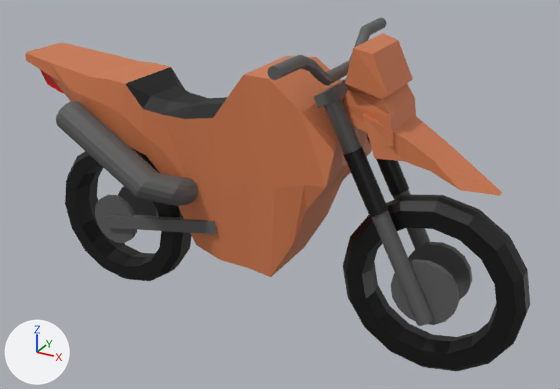
One commit to the Blender file Assets/Project/Art/Models/Crosser.blend: the scene before it, then after it.
Both versions are drawn from a 50 mm lens placed at (1.65, -2.81, 2.07), pointed at (0.1, 0.0, 0.66). Every picture has the same lights, and +X, +Y and +Z are marked at lower left.
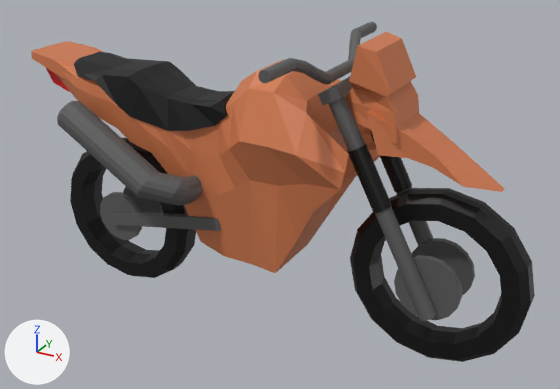
What changed in the scene script:
```text
Change me_cube_001:
    used by ob_cube; location = (0.08, -0.039, 0.39); scale = (0.402, 0.215, 0.402)
    remove me_cube_001.from_pydata(...)  # 102 vertices, 86 faces; spans x -3.21..1.0, y -1.06..0.0, z -0.16..2.17
    add me_cube_001.from_pydata(...)  # 128 vertices, 110 faces; spans x -3.21..1.14, y -1.42..0.0, z -0.16..2.14
    me_cube_001 part 2
    2 vertices are removed from x -0.51..-0.06, y -0.84..-0.57, z 0.69..2.16
    25 faces are deleted
    3 vertices in x -1.38..-0.88, y -0.77..-0.64, z 1.54..1.59 move by (0.0, 0.07, -0.03)
    24 vertices move from x -2.39..1.0, y -1.06..0.0, z 0.84..2.17 to x -2.39..1.14, y -1.42..0.0, z 0.84..2.14
    28 vertices are added at x -3.21..1.11, y -1.22..0.0, z -0.15..2.13
    49 new faces join them
    me_cube_001 part 3: 8 faces spanning x -1.6..-0.51, y -0.7..0.0, z 1.51..1.85 switch from mat_rubber (black #000000) to mat_body (orange #d47c50)
Change me_cube_002:
    where me_cube_002.from_pydata(...)  # 16 vertices, 14 faces; spans x -0.55..0.74, y -1.0..1.0, z -0.17..0.51
    used by ob_cube_001; location = (0.783, -0.0388, 0.954); scale = (0.402, 0.148, 0.402)
    me_cube_002 part 1: the whole mesh is moved by (0.21, 0.12, 0.4)
Add me_cube:
    me_cube.from_pydata(...)  # 54 vertices, 44 faces; spans x -8.48..3.32, y -1.29..0.0, z -1.49..1.91
    me_cube.materials.append(mat_rubber)  # black #000000
Change ob_cube:
    ob_cube.location: (0.08, -0.039, 0.39) -> (0.08, 0.0, 0.39)
Change ob_cylinder_001:
    ob_cylinder_001.location: (-0.758, -0.039, 0.4) -> (-0.758, 0.0, 0.4)
Change ob_cylinder_002:
    ob_cylinder_002.location: (0.579, -0.16, 0.879) -> (0.579, -0.121, 0.879)
Change ob_cylinder_003:
    ob_cylinder_003.location: (0.64, -0.159, 0.762) -> (0.64, -0.12, 0.762)
Change ob_cylinder_004:
    ob_cylinder_004.location: (0.64, 0.0766, 0.762) -> (0.64, 0.116, 0.762)
Change ob_cube_001:
    ob_cube_001.location: (0.783, -0.0388, 0.954) -> (0.7, -0.0176, 0.792)
Change ob_cube_002:
    ob_cube_002.location: (0.783, -0.0388, 0.954) -> (0.783, 0.000214, 0.954)
Change ob_cylinder_005:
    ob_cylinder_005.location: (-0.759, -0.128, 0.396) -> (-0.759, -0.09, 0.396)
Change ob_cube_003:
    ob_cube_003.location: (-0.475, -0.142, 0.442) -> (-0.475, -0.104, 0.442)
Change ob_cylinder_006:
    ob_cylinder_006.location: (0.845, -0.128, 0.434) -> (0.845, -0.0891, 0.434)
Change ob_cylinder_007:
    ob_cylinder_007.location: (0.845, 0.0501, 0.434) -> (0.845, 0.0891, 0.434)
Change ob_cylinder_008:
    ob_cylinder_008.location: (-0.759, 0.049, 0.396) -> (-0.759, 0.087, 0.396)
Change ob_cube_005:
    ob_cube_005.location: (0.412, -0.0407, 1.205) -> (0.412, -0.00177, 1.205)
Change ob_cylinder_009:
    ob_cylinder_009.location: (0.848, -0.0388, 0.426) -> (0.848, 0.039, 0.426)
Change ob_cylinder:
    ob_cylinder.location: (0.398, -0.0388, 1.272) -> (0.379, 0.000214, 1.263)
    ob_cylinder.rotation_euler: (1.571, 0.0, 0.0) -> (1.571, -0.425, 0.0)  # degrees (90, 0, 0) -> degrees (90, -24, 0)
Change ob_cylinder_010:
    ob_cylinder_010.location: (0.579, -0.16, 0.879) -> (0.579, -0.121, 0.879)
Change ob_cube_006:
    ob_cube_006.location: (-1.051, -0.039, 1.041) -> (-1.051, 0.0, 1.041)
Change ob_cylinder_011:
    ob_cylinder_011.location: (-0.598, -0.28, 0.797) -> (-0.598, -0.272, 0.797)
Add ob_cube_007:
    ob_cube_007 = bpy.data.objects.new('Cube.007', me_cube)
    ob_cube_007.location = (-0.316, 0.0, 1.046)
    ob_cube_007.rotation_euler = (0.0, -0.0267, 0.0)  # degrees (0, -1.5, 0)
    ob_cube_007.scale = (0.0776, 0.147, 0.0776)
    _m = ob_cube_007.modifiers.new('Mirror', 'MIRROR')
    _m.use_axis = (False, True, False)
    _m.use_clip = True
```

What differs and where, as boxes [x1, y1, x2, y2] in the pictures (560 x 389 px):
'Cube', reshaped, moved: before [25, 43, 372, 277]; after [31, 41, 380, 273]
'Cylinder.009', moved: before [343, 194, 530, 371]; after [350, 188, 535, 362]
'Cube.007', added (black): after [74, 52, 235, 131]
'Cylinder.001', moved: before [65, 148, 192, 281]; after [70, 138, 196, 278]
'Cube.002', moved: before [341, 33, 416, 147]; after [346, 32, 419, 144]
'Cylinder.011', moved: before [56, 101, 198, 206]; after [57, 101, 202, 206]
'Cube.001', moved: before [363, 112, 502, 196]; after [367, 109, 505, 192]
'Cylinder.003', moved: before [324, 99, 434, 326]; after [328, 96, 437, 321]
'Cylinder.006', moved: before [391, 259, 460, 325]; after [394, 255, 463, 320]
'Cylinder', moved, turned: before [268, 18, 387, 85]; after [258, 22, 377, 85]
'Cube.003', moved: before [104, 215, 217, 234]; after [110, 212, 221, 231]
'Cylinder.007', moved: before [408, 242, 472, 299]; after [412, 238, 475, 296]
'Cylinder.002', moved: before [343, 146, 388, 217]; after [347, 143, 392, 213]
'Cylinder.005', moved: before [95, 195, 137, 243]; after [100, 192, 142, 240]
'Cylinder.010', moved: before [367, 136, 409, 196]; after [371, 134, 412, 192]
'Cylinder.008', moved: before [118, 187, 158, 216]; after [123, 187, 163, 213]
'Cylinder.004', moved: before [366, 133, 430, 249]; after [370, 130, 433, 246]
'Cube.005', moved: before [314, 79, 348, 108]; after [318, 76, 352, 105]
'Cube.006', moved: before [40, 70, 63, 93]; after [46, 68, 70, 92]
part 2 of me_cube_001, built on: before [25, 49, 372, 277]; after [31, 48, 380, 273]
part 3 of me_cube_001, recoloured (black): before [126, 67, 227, 119]
